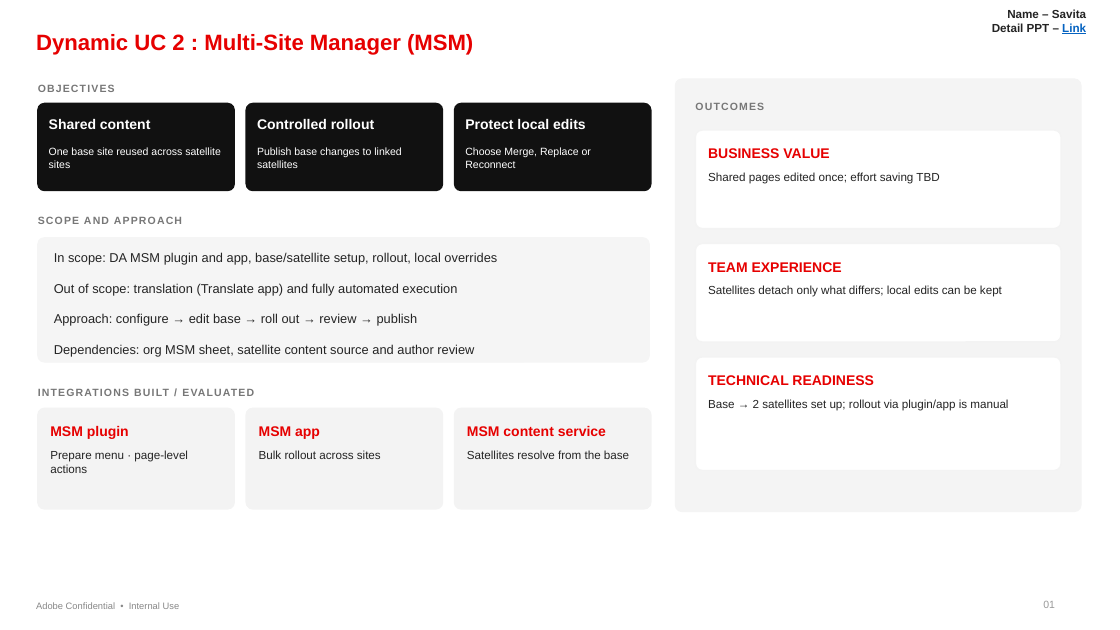
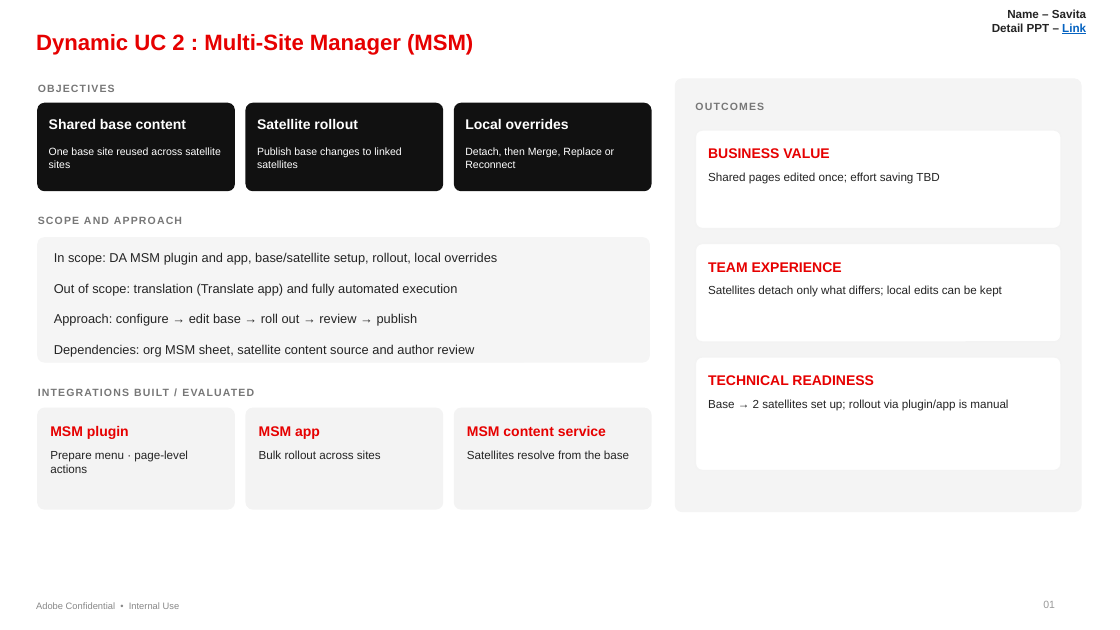
Before and after one commit to savitaagre/forms-poc-ue, a slide deck: slide 2 of docs/Final Deck Presentation.pptx. Drawn at 1120x630 pixels with LibreOffice and Linux fonts; fonts in the diff are those of the drawing. Boxes give left, top, right and bottom in pixels: in the first picture for what was removed or moved away, otherwise in the second. Text is boxed around its words. In the diff, an @@ line names an element or a change of style, - is before the commit and + after.

```diff
--- a/docs/Final Deck Presentation.pptx
+++ b/docs/Final Deck Presentation.pptx
@@ text at bbox=[49, 119, 186, 129]: text changed @@
-Shared content
+Shared base content
@@ text at bbox=[257, 119, 357, 129]: text changed @@
-Controlled rollout
+Satellite rollout
@@ text at bbox=[465, 119, 569, 129]: text changed @@
-Protect local edits
+Local overrides
@@ text at bbox=[465, 147, 614, 168]: text changed @@
-Choose Merge, Replace or Reconnect
+Detach, then Merge, Replace or Reconnect
```
